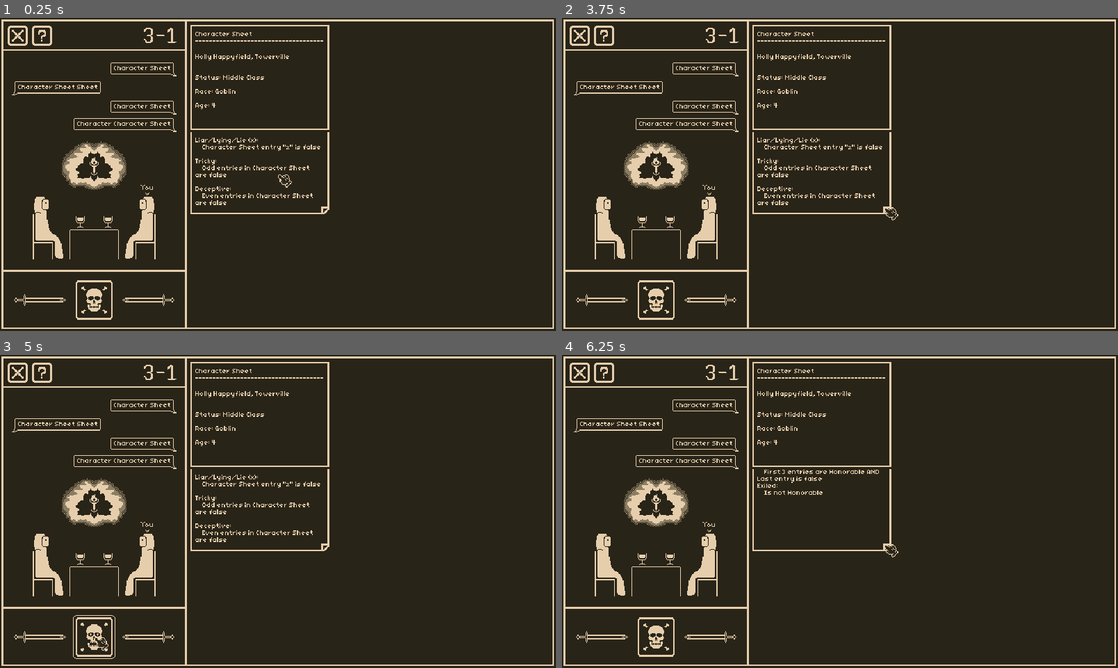
Above: before the commit, frames 1-4 (two rows, left to right).
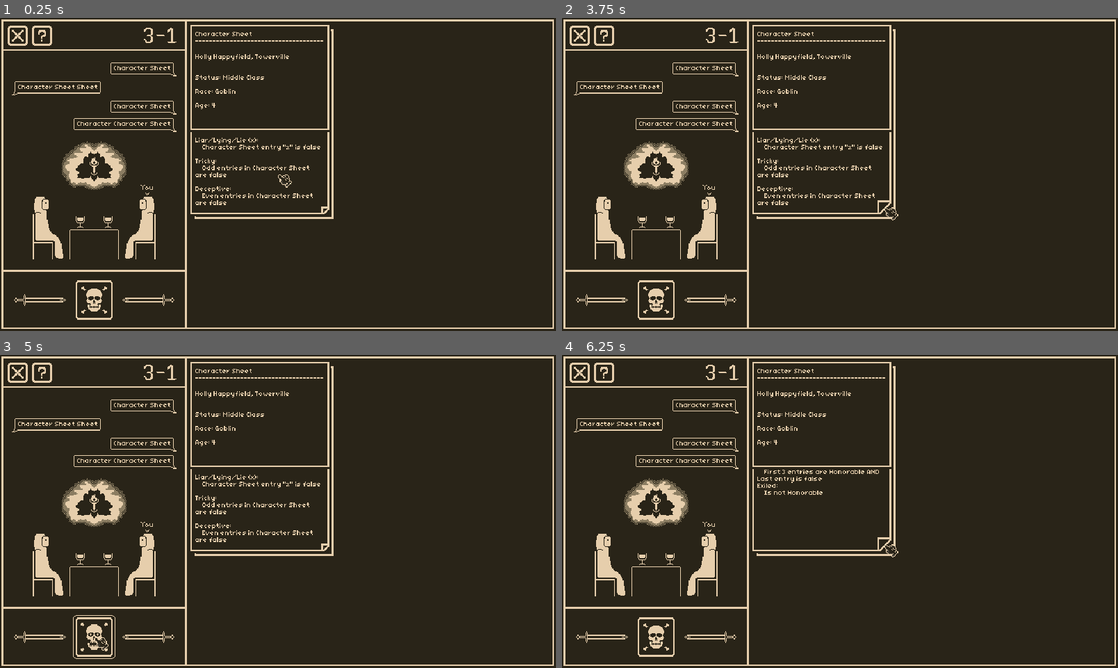
Above: after the commit, the same moments.

Repository: AdamRusv/poison-game
Game: Godot game, scene res://1_Scenes/0_Screens/gameplay.tscn
The game is run twice, just before and just after one commit, with the same random seed, the same clock (stepped at 60 frames per second) and the same inputs.
Inputs (mouse positions are in pixels of both pictures, inside the frame that each line leads up to):
- Up to frame 1 (0.25 s): no input
- Up to frame 2 (3.75 s): click (884, 208) at 0.5 s; click (823, 118) at 1.27 s; click (656, 299) at 2 s; click (823, 118) at 2.77 s; click (884, 208) at 3.5 s
- Up to frame 3 (5 s): click (94, 636) at 4.25 s
- Up to frame 4 (6.25 s): click (823, 455) at 5.02 s; click (884, 545) at 5.75 s

The runs differ from the first frame. In frame 1, 0.4% of the frame differs, in the area x 35-60%, y 3-65%; in frame 2, 0.4%; in frame 3, 0.4%; in frame 4, 0.4%.

Commit message:
paper corner visual 100%

Diff:
--- a/1_Scenes/1_Objects/paper.tscn
+++ b/1_Scenes/1_Objects/paper.tscn
@@ -11,7 +11,7 @@
 atlas = ExtResource("4_05sgy")
 region = Rect2(0, 0, 20, 20)
 
-[node name="Paper" type="MarginContainer" unique_id=1389312574 node_paths=PackedStringArray("paperTitleLabel", "paperInfoLabel", "packetParent", "pageFlipButton", "pageFlipTexture", "parentNode", "detectionArea")]
+[node name="Paper" type="MarginContainer" unique_id=1389312574 node_paths=PackedStringArray("paperTitleLabel", "paperInfoLabel", "packetParent", "packetBehindPaperParent", "pageFlipButton", "pageFlipTexture", "parentNode", "detectionArea")]
 z_index = 1
 custom_minimum_size = Vector2(164, 125)
 custom_maximum_size = Vector2(164, 228)
@@ -21,10 +21,24 @@
 paperTitleLabel = NodePath("VBoxContainer/Title Container/Title Label")
 paperInfoLabel = NodePath("VBoxContainer/Info Container/Info Label")
 packetParent = NodePath("Page Flip Container")
+packetBehindPaperParent = NodePath("Packet Behind Paper")
 pageFlipButton = NodePath("Page Flip Container/Page Flip Button")
 pageFlipTexture = NodePath("Page Flip Container/Page Flip Corner Texture")
 parentNode = NodePath(".")
 detectionArea = NodePath("Drag Button")
+
+[node name="Packet Behind Paper" type="MarginContainer" parent="." unique_id=916936904]
+layout_mode = 2
+offset_transform_enabled = true
+offset_transform_position = Vector2(5, 5)
+
+[node name="NinePatchRect" type="NinePatchRect" parent="Packet Behind Paper" unique_id=1228647760]
+layout_mode = 2
+texture = ExtResource("2_qp4ic")
+patch_margin_left = 4
+patch_margin_top = 4
+patch_margin_right = 4
+patch_margin_bottom = 4
 
 [node name="NinePatchRect" type="NinePatchRect" parent="." unique_id=1961360989]
 layout_mode = 2
--- a/2_Scripts/2_Independent/paper.gd
+++ b/2_Scripts/2_Independent/paper.gd
@@ -7,6 +7,7 @@
 @export var paperInfoLabel : RichTextLabel
 @export_group("Packet")
 @export var packetParent : Control
+@export var packetBehindPaperParent : Control
 @export var pageFlipButton : Button
 @export var pageFlipTexture : TextureRect
 
@@ -51,6 +52,7 @@
 	paperInfoLabel.text = paperInfo.info[0]
 
 	packetParent.visible = false
+	packetBehindPaperParent.visible = false
 
 	if paperInfo.info.size() > 1:
 		_setup_packet()
@@ -58,9 +60,8 @@
 func _setup_packet():
 	isPacket = true
 
-
-
 	packetParent.visible = true
+	packetBehindPaperParent.visible = true
 
 #- - -
 func _reset_paper() -> Tween:
@@ -75,14 +76,17 @@
 	var newTween : Tween = TweenManager._scale_tween(parentNode, Vector2(1.02, 1.02), 0.1)
 	return newTween
 
-#--------------------
+#--------------------PACKET--------------------
 var currentPage : int = 0
 
+const NEUTRAL_CORNER : Rect2 = Rect2(0, 0, 20, 20)
+const HOVERED_CORNER : Rect2 = Rect2(20, 0, 20, 20)
+
 func _on_pageflip_enter():
-	pass
+	_set_pageflip_texture_to(HOVERED_CORNER)
 
 func _on_pageflip_exit():
-	pass
+	_set_pageflip_texture_to(NEUTRAL_CORNER)
 
 func _on_pageflip_clicked():
 	if currentPage < paperInfo.info.size() - 1:
@@ -90,4 +94,12 @@
 	elif currentPage >= paperInfo.info.size() -1:
 		currentPage = 0
 
+	await _squish_paper().finished
+	_reset_paper()
+
 	paperInfoLabel.text = paperInfo.info[currentPage]
+
+#-
+func _set_pageflip_texture_to(newRect : Rect2):
+	var atlasTexture : AtlasTexture = pageFlipTexture.texture
+	atlasTexture.region = newRect
